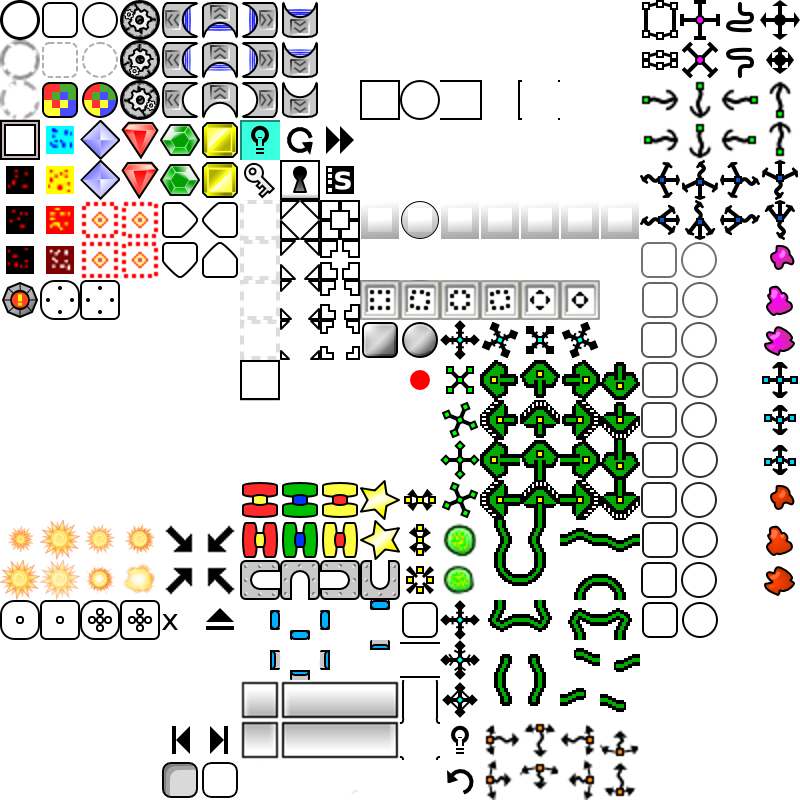
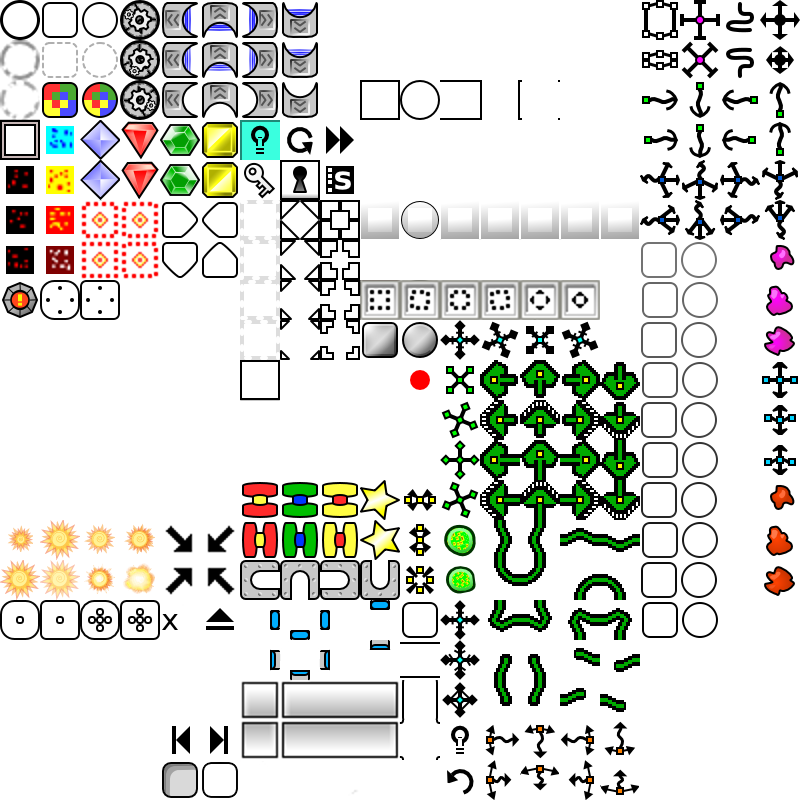
Layer changes from the first (800, 800) image to the second:
painted on "Capa nueva#1" over [443, 81, 793, 800]
